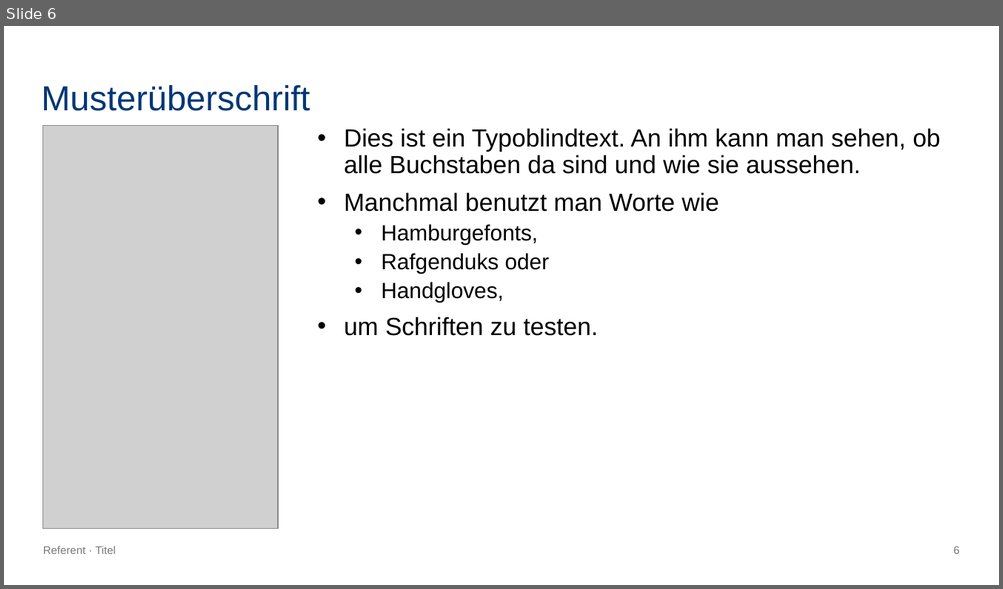
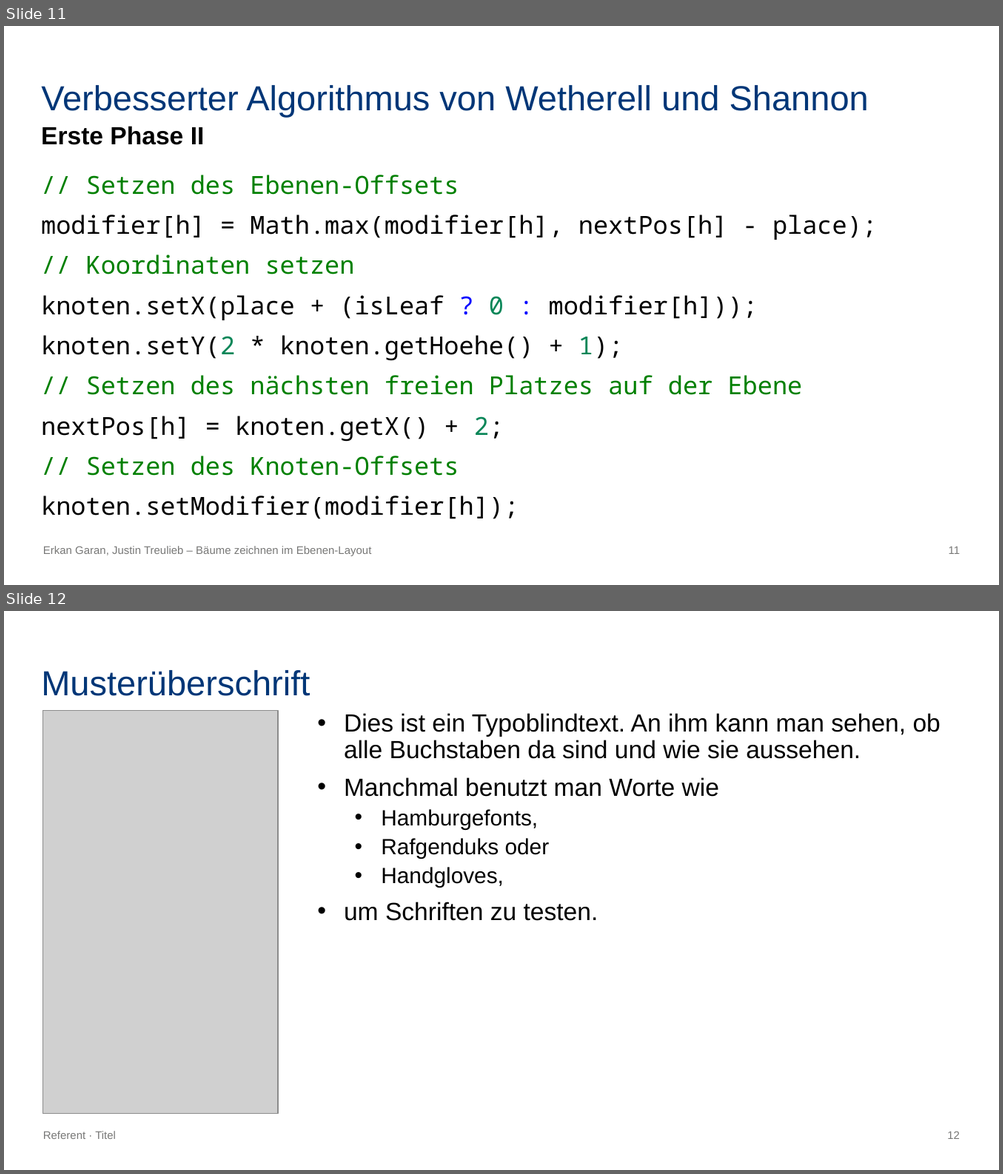
Before and after one commit to erkangrn/Praxsiprojekt, a slide deck: Powerpoint/Bäume zeichnen im Ebenen-Layout.pptx. Shown one above the other, each under a label of ours: slide 6 before the commit, slides 11 and 12 after it. The pictures are 1003x589 and 1003x1174 pixels, drawn with LibreOffice and Linux fonts; fonts in the diff are those of the drawing; grey boxes stand for pictures. Boxes give left, top, right and bottom in pixels: in the first picture for what was removed or moved away, otherwise in the second. Text is boxed around its words. In the diff, an @@ line names an element or a change of style, - is before the commit and + after.

```diff
--- a/Powerpoint/Bäume zeichnen im Ebenen-Layout.pptx
+++ b/Powerpoint/Bäume zeichnen im Ebenen-Layout.pptx
@@ slide 11 added at [4,26,999,585], background #FFFFFF; not listed: 1 template element that a slide beside it also shows @@
@@ title added at [41,85,868,116], 25.2 pt, text #003677 @@
+Verbesserter Algorithmus von Wetherell und Shannon
@@ text added at [41,126,205,145], 18 pt, text #000000, bold @@
+Erste Phase II
@@ text added at [41,175,876,520], 18 pt, text #000000 @@
+// Setzen des Ebenen-Offsets
+modifier[h] = Math.max(modifier[h], nextPos[h] - place);
+// Koordinaten setzen
+knoten.setX(place + (isLeaf ? 0 : modifier[h]));
+knoten.setY(2 * knoten.getHoehe() + 1);
+// Setzen des nächsten freien Platzes auf der Ebene
+nextPos[h] = knoten.getX() + 2;
+// Setzen des Knoten-Offsets
+knoten.setModifier(modifier[h]);
@@ text added at [43,546,372,557], 8 pt, text #777776 @@
+Erkan Garan, Justin Treulieb – Bäume zeichnen im Ebenen-Layout
@@ what was slide 6 is now slide 12 @@
@@ page number at [947,1131,959,1139]: text changed @@
-6
+12
```
Also in this commit, not shown: 2 slides changed, 5 other slides added.
